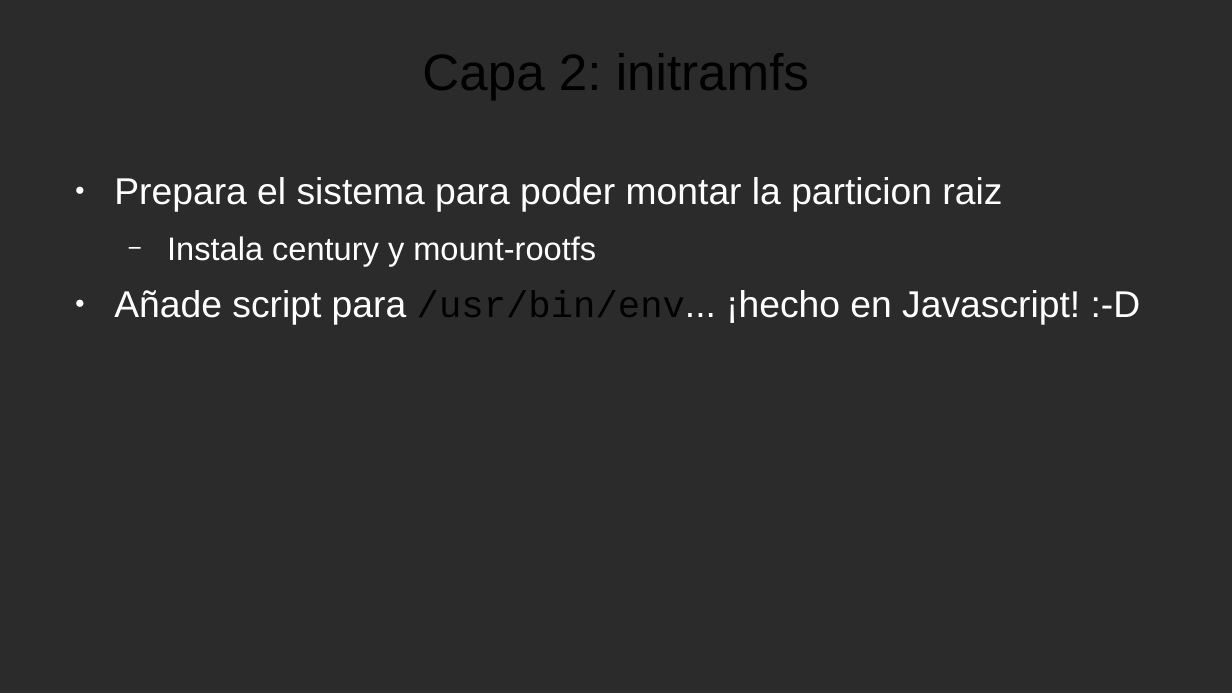
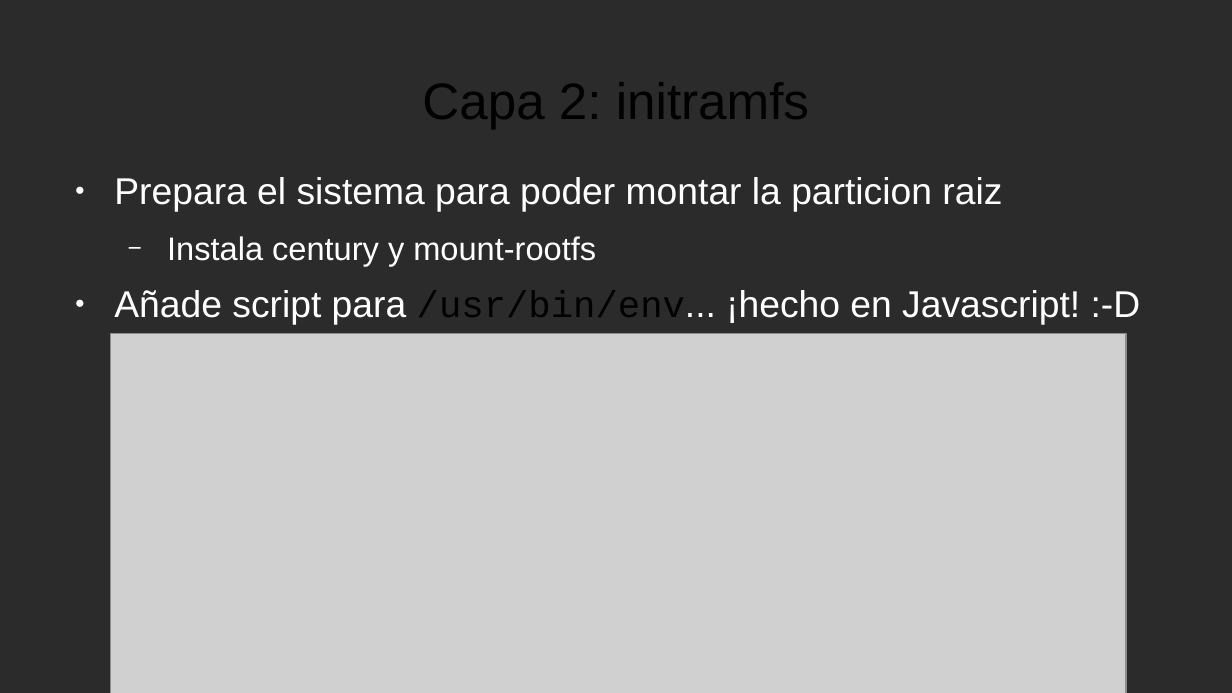
Before and after one commit to NodeOS/NodeOS, a slide deck: slide 12 of doc/NodeOS.odp (slide 13 before the commit). Drawn at 1232x693 pixels with LibreOffice and Linux fonts; fonts in the diff are those of the drawing; grey boxes stand for pictures; background and template pictures are left out; a plain dark background stands for a picture behind light text. Boxes give left, top, right and bottom in pixels: in the first picture for what was removed or moved away, otherwise in the second. Text is boxed around its words. In the diff, an @@ line names an element or a change of style, - is before the commit and + after.

```diff
--- a/doc/NodeOS.odp
+++ b/doc/NodeOS.odp
@@ title "Capa 2: initramfs" moved from (x1=422, y1=53, x2=809, y2=100) to (x1=422, y1=82, x2=809, y2=129) @@
@@ picture added at (x1=111, y1=333, x2=1127, y2=693) @@
```
Also in this commit, not shown: 16 other slides changed, 1 slide removed, 1 other file.
